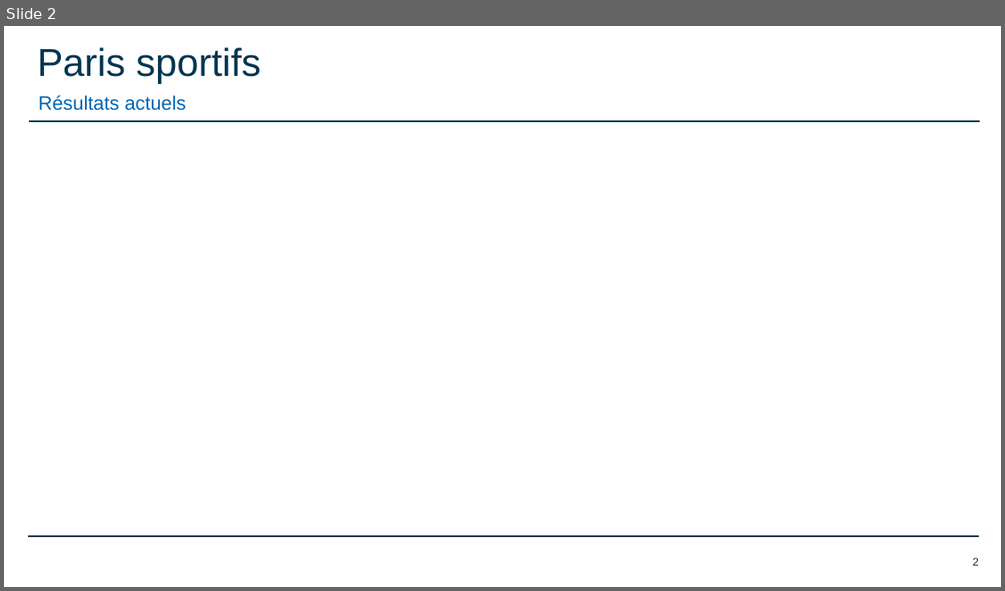
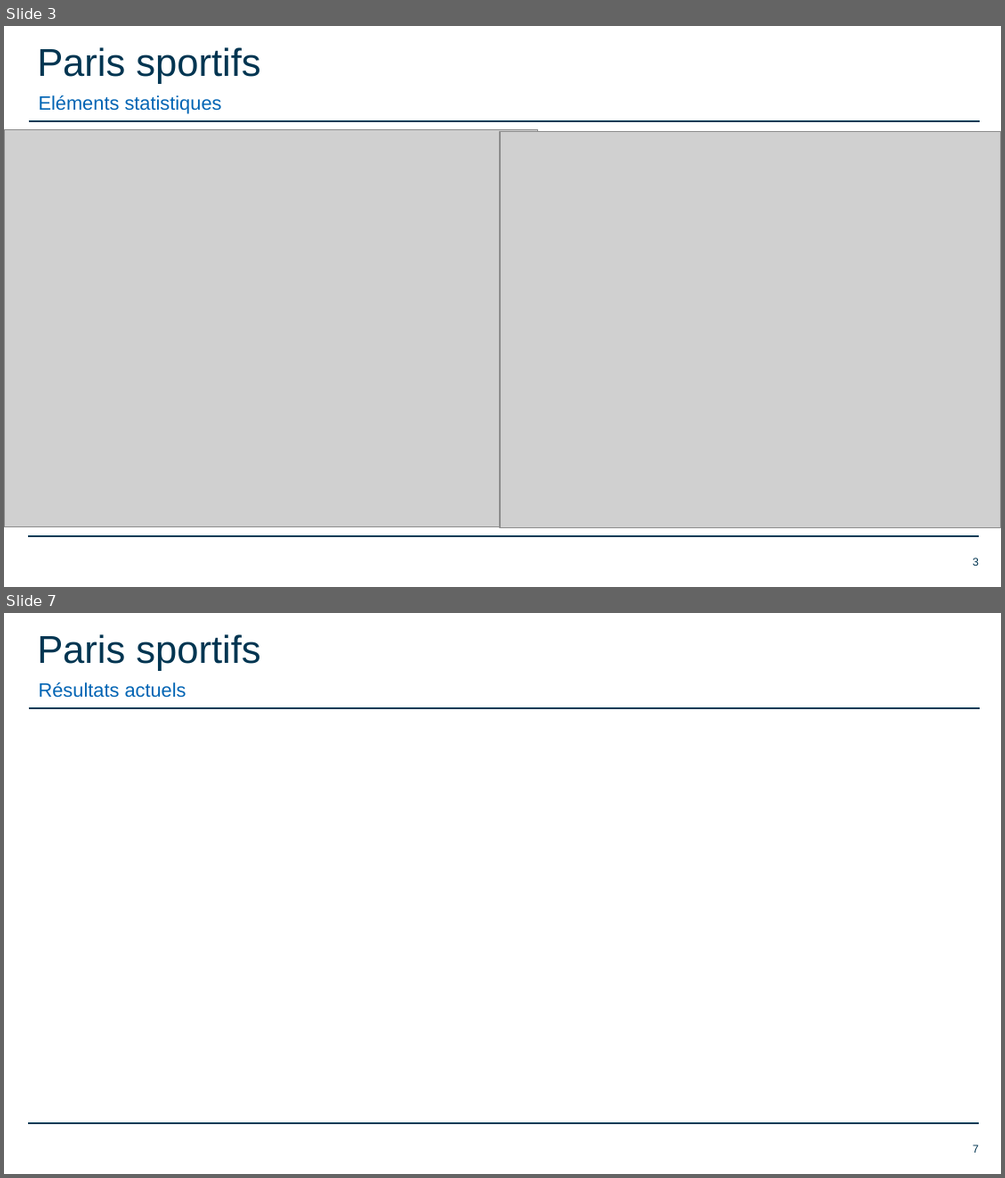
Before and after one commit to romainfd/-XFinance-Sports-bets, a slide deck: Présentations/2018.05.22 Présentation XFinance16.pptx. Shown one above the other, each under a label of ours: slide 2 before the commit, slides 3 and 7 after it; the slides between them are not shown. The pictures are 1005x591 and 1005x1178 pixels, drawn with LibreOffice and Linux fonts; fonts in the diff are those of the drawing; grey boxes stand for pictures; background and template pictures are left out. Boxes give left, top, right and bottom in pixels: in the first picture for what was removed or moved away, otherwise in the second. Text is boxed around its words. In the diff, an @@ line names an element or a change of style, - is before the commit and + after.

```diff
--- a/Présentations/2018.05.22 Présentation XFinance16.pptx
+++ b/Présentations/2018.05.22 Présentation XFinance16.pptx
@@ slide 3 added at (4,26,1001,587), background #FFFFFF; not listed: 2 template elements that a slide beside it also shows @@
@@ text added at (37,47,260,84), 28 pt, text #003551 @@
+Paris sportifs
@@ text added at (39,95,222,114), 14 pt, text #0064B4 @@
+Eléments statistiques
@@ picture added at (4,129,537,526) @@
@@ picture added at (500,131,1001,527) @@
@@ page number added at (972,557,979,565), 8 pt, text #003551 @@
+3
@@ what was slide 2 is now slide 7 @@
@@ page number at (972,1144,979,1152): text changed @@
-2
+7
```
Also in this commit, not shown: 1 slide changed, 4 other slides added, 7 other files.
